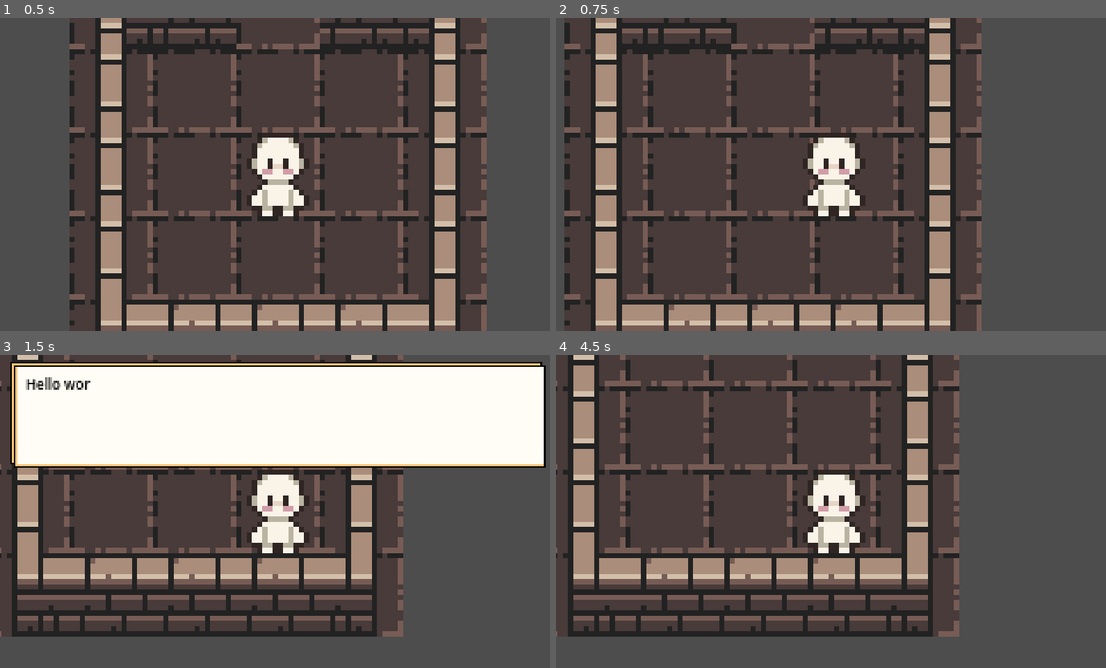
Above: before the commit, frames 1-4 (two rows, left to right).
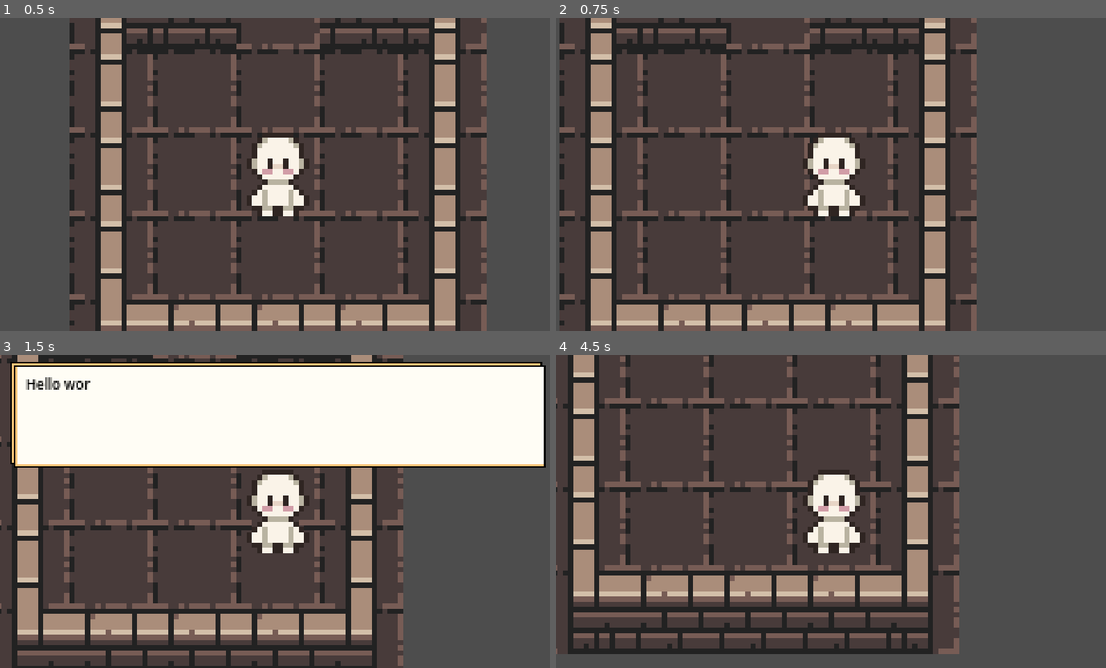
Above: after the commit, the same moments.

Repository: Spyobird/cyberthon-2026-godot
Game: Godot game, scene res://game.tscn
Two runs of this game, one before a commit and one after it. Both use one fixed random seed, a clock stepped at 60 frames per second and the inputs below.
Inputs:
- Up to frame 1 (0.5 s): no input
- Up to frame 2 (0.75 s): tap Enter at 0.5 s; hold Right (ui_right) from 0.53 s (still down); tap Q (test_api) at 0.6 s
- Up to frame 3 (1.5 s): tap Space at 1.25 s; release Right (ui_right) at 1.28 s; hold Down (ui_down) from 1.28 s (still down); tap M (test_message) at 1.35 s
- Up to frame 4 (4.5 s): tap Enter at 2, 4.25 s; release Down (ui_down) at 2.03 s; hold Right (ui_right) 2.03-2.78 s; tap E (use) at 2.1, 4.35 s; hold Up (ui_up) 2.78-3.53 s; tap Q (test_api) at 2.85 s; tap Space at 3.5 s; hold Left (ui_left) from 3.53 s (still down); tap M (test_message) at 3.6 s

Frame 1 is identical in both runs. In frame 2, 20% of the frame differs, in the area x 0-78%, y 0-100%; in frame 3, 24%; in frame 4, 25%, in the area x 0-74%, y 0-96%.

Commit message:
Refactor movement script to handle collisions better

Diff:
--- a/scenes/characters/enemies/enemy.gd
+++ b/scenes/characters/enemies/enemy.gd
@@ -7,4 +7,4 @@
 	_interactable_component.interacted.connect(_on_interacted)
 
 func _on_interacted(collider):
-	print("Interacted")
+	print("Interacted with ", collider)
--- a/scenes/characters/enemies/enemy.tscn
+++ b/scenes/characters/enemies/enemy.tscn
@@ -18,7 +18,6 @@
 vframes = 5
 
 [node name="InteractableComponent" parent="." unique_id=1097145147 instance=ExtResource("2_cowpe")]
-collidable = false
 
 [node name="CollisionShape2D" type="CollisionShape2D" parent="InteractableComponent" unique_id=1022671631]
 position = Vector2(8, 8)
--- a/scenes/characters/player/player.tscn
+++ b/scenes/characters/player/player.tscn
@@ -26,7 +26,7 @@
 
 [node name="RayCast2D" type="RayCast2D" parent="TileBasedMovementComponent" unique_id=2066792928]
 position = Vector2(8, 8)
-target_position = Vector2(0, 8)
+target_position = Vector2(0, 16)
 
 [node name="Camera2D" type="Camera2D" parent="." unique_id=1182303739]
 position = Vector2(8, 8)
--- a/scenes/components/interactable_component.gd
+++ b/scenes/components/interactable_component.gd
@@ -3,7 +3,7 @@
 
 signal interacted(collider)
 
-@export var collidable: bool = true
+@export var is_collidable: bool = true
 
 func interact(collider):
 	interacted.emit(collider)
--- a/scenes/components/tile_based_movement_component.gd
+++ b/scenes/components/tile_based_movement_component.gd
@@ -4,23 +4,21 @@
 @export var tile_size: int = 16
 @export var walk_speed: float = 4.0
 @onready var _ray: RayCast2D = $RayCast2D
-var _percent_moved_to_next_tile: float = 0.0
-var _input_direction: Vector2 = Vector2.ZERO
-var _position: Vector2 = Vector2.ZERO
-var _is_moving: bool = false
+var _input_direction: Vector2 = Vector2.ZERO # consider moving input out
+var _target_position: Vector2 = Vector2.ZERO
 var _parent: Node2D
+var is_moving: bool = false
 
 func init(parent: Node) -> void:
 	_parent = parent
 
 func process_movement(delta: float):
-	if not _is_moving:
+	if not is_moving:
 		_process_player_input()
-	elif _input_direction != Vector2.ZERO:
+	if _input_direction != Vector2.ZERO:
 		_move(delta)
-	else:
-		_is_moving = false
 
+### Input processing ###
 func _process_player_input():
 	if _input_direction.y == 0:
 		_input_direction.x = int(Input.is_action_just_pressed("ui_right")) - int(Input.is_action_just_pressed("ui_left"))
@@ -28,34 +26,48 @@
 		_input_direction.y = int(Input.is_action_just_pressed("ui_down")) - int(Input.is_action_just_pressed("ui_up"))
 
 	if _input_direction != Vector2.ZERO:
-		_position = _parent.global_position
-		_is_moving = true
+		_target_position = _input_direction * tile_size
+		_start_movement()
 
-func _is_next_tile_blocked() -> bool:
-	var target_tile = _input_direction * (tile_size / 2)
-	_ray.target_position = target_tile
+### Collision checking ###
+func _check_collision() -> bool:
+	_ray.target_position = _target_position
 	_ray.force_raycast_update()
-	var collider = _ray.get_collider()
-	return _check_collider(collider)
+	if _ray.is_colliding():
+		var collider = _ray.get_collider()
+		return _check_collider(collider)
+	return false
 
 func _check_collider(collider) -> bool:
 	if collider is TileMapLayer:
 		return true
 	if collider is InteractableComponent:
-		# collision callback happens in check, consider changing
+		# collision callback happens in check, consider moving elsewhere if not clean
 		collider.interact(_parent)
-		if collider.collidable:
+		if collider.is_collidable:
 			return true
 	return false
 
-func _move(delta: float) -> void:
-	if _is_next_tile_blocked():
-		_is_moving = false
-		return
-	_percent_moved_to_next_tile += walk_speed * delta
-	if _percent_moved_to_next_tile >= 1.0:
-		_parent.global_position = _position + tile_size * _input_direction
-		_percent_moved_to_next_tile = 0.0
-		_is_moving = false
+### Movement ###
+func _start_movement():
+	if not is_moving and not _check_collision():
+		_target_position = _parent.position + _input_direction * tile_size
+		is_moving = true
 	else:
-		_parent.global_position = _position + tile_size * _input_direction * _percent_moved_to_next_tile
+		pass
+
+func _move(delta: float):
+	if is_moving:
+		_parent.position = _parent.position.move_toward(_target_position, delta * tile_size * walk_speed)
+		if _parent.position.distance_squared_to(_target_position) < 1.0:
+			_stop_movement()
+
+func _stop_movement():
+	is_moving = false
+	_snap_position_to_grid()
+
+func _snap_position_to_grid():
+	_parent.position = Vector2(
+		roundf(_parent.position.x / tile_size) * tile_size,
+		roundf(_parent.position.y / tile_size) * tile_size
+	)
